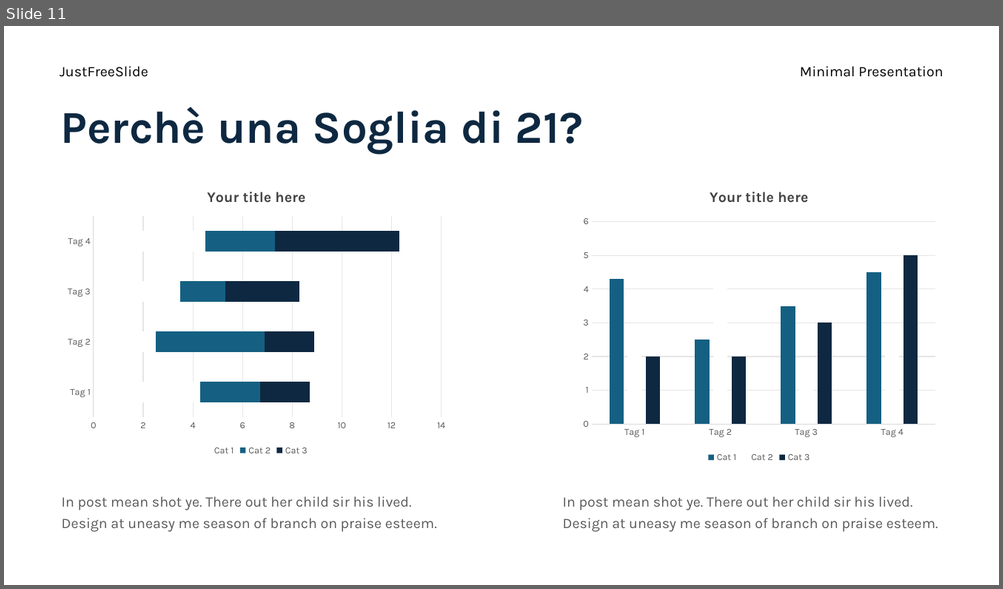
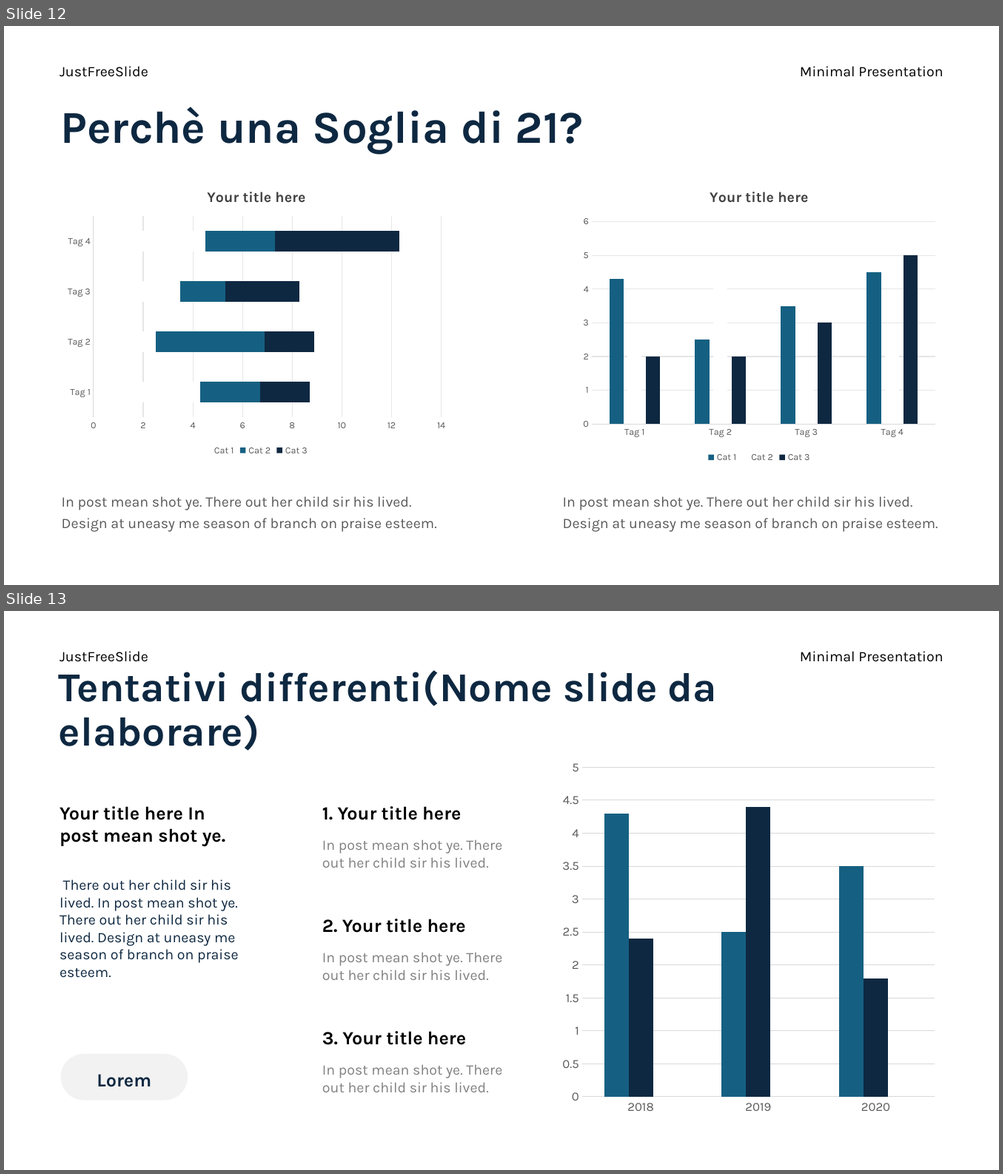
Before and after one commit to aleeteo/leaf_ID, a slide deck: ProjectLeafWIP.pptx. Shown one above the other, each under a label of ours: slide 11 before the commit, slides 12 and 13 after it. The pictures are 1003x589 and 1003x1174 pixels, drawn with LibreOffice and Linux fonts; fonts in the diff are those of the drawing. Boxes give left, top, right and bottom in pixels: in the first picture for what was removed or moved away, otherwise in the second. Text is boxed around its words. In the diff, an @@ line names an element or a change of style, - is before the commit and + after.

```diff
--- a/ProjectLeafWIP.pptx
+++ b/ProjectLeafWIP.pptx
@@ slide 13 added at <box>4,611,999,1170</box>, background #FFFFFF @@
@@ text added at <box>60,651,148,662</box>, 14 pt, text #000000 @@
+JustFreeSlide
@@ text added at <box>800,651,942,662</box>, 14 pt, text #000000 @@
+Minimal Presentation
@@ title added at <box>59,670,717,751</box>, 39.6 pt, text #0E2841, bold @@
+Tentativi differenti(Nome slide da elaborare)
@@ column chart added at <box>555,753,942,1122</box> @@
+categories: 2018, 2019, 2020
+Series 1: 4.3, 2.5, 3.5
+Series 2: 2.4, 4.4, 1.8
+Series 3: -, -, -
@@ text added at <box>60,806,239,978</box>, 14 pt, text #0E2841 @@
+Your title here In post mean shot ye.
+There out her child sir his lived. In post mean shot ye. There out her child sir his lived. Design at uneasy me season of branch on praise esteem.
@@ text added at <box>322,806,502,868</box>, 14 pt, text #808080 @@
+1. Your title here
+In post mean shot ye. There out her child sir his lived.
@@ text added at <box>322,919,502,980</box>, 14 pt, text #808080 @@
+2. Your title here
+In post mean shot ye. There out her child sir his lived.
@@ text added at <box>322,1031,502,1093</box>, 14 pt, text #808080 @@
+3. Your title here
+In post mean shot ye. There out her child sir his lived.
@@ rounded rectangle added at <box>61,1054,188,1100</box>, fill #F2F2F2, 18 pt, text #0E2841, bold @@
+Lorem
@@ what was slide 11 is now slide 12 @@
```
Also in this commit, not shown: 4 slides changed, 1 other slide added, 1 other file.
